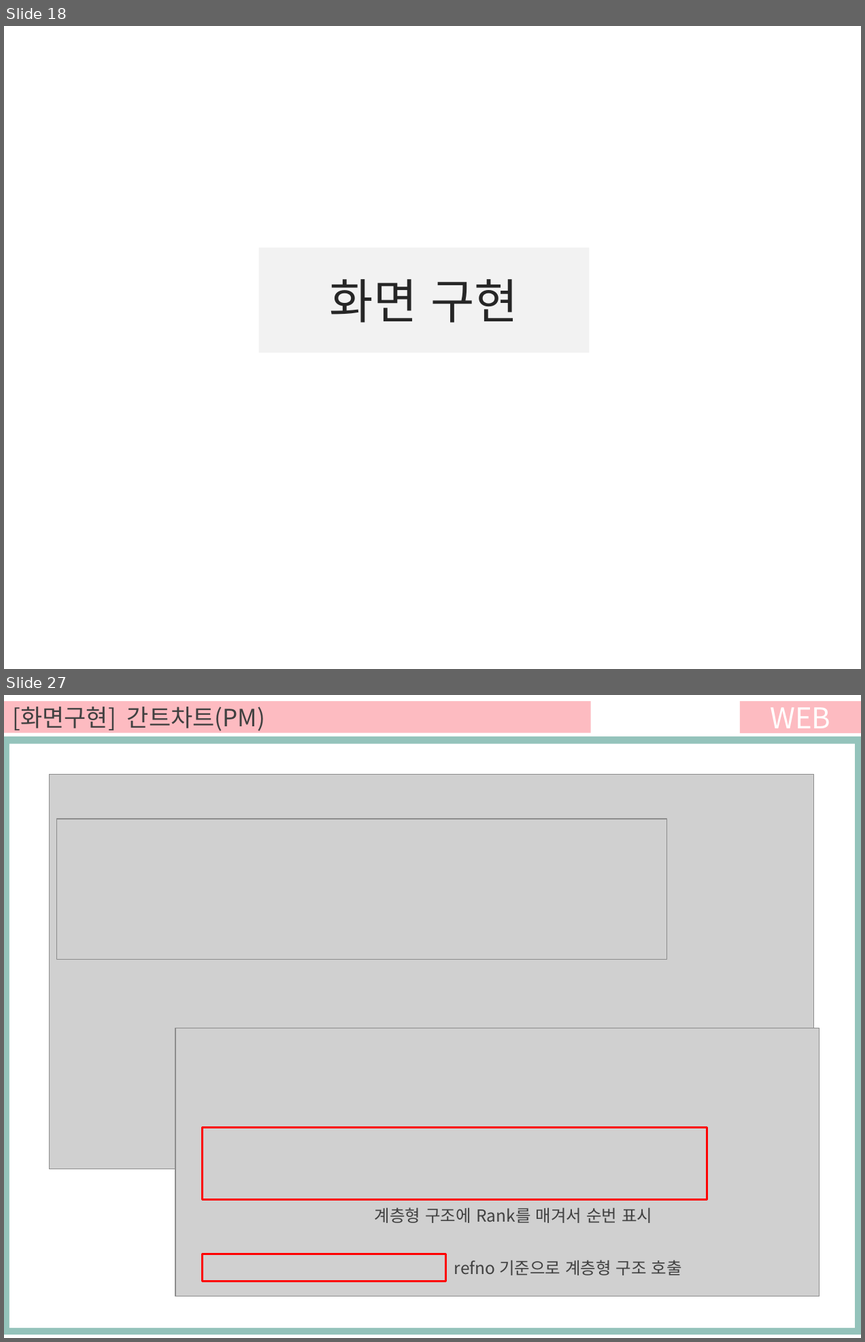
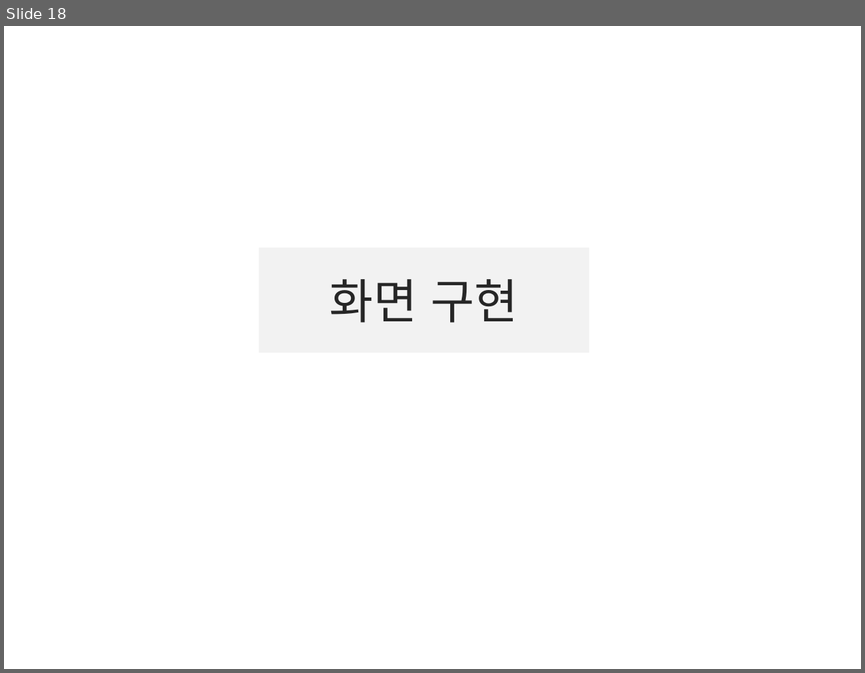
Before and after one commit to ezenteam03/project06, a slide deck: WebContent/HANA/PPT/0608 전현규.pptx. Shown one above the other, each under a label of ours: slides 18 and 27 before the commit, slide 18 after it; the slides between them are not shown. The pictures are 865x1342 and 865x673 pixels, drawn with LibreOffice and Linux fonts; fonts in the diff are those of the drawing; grey boxes stand for pictures. Boxes give left, top, right and bottom in pixels: in the first picture for what was removed or moved away, otherwise in the second. Text is boxed around its words. In the diff, an @@ line names an element or a change of style, - is before the commit and + after.

```diff
--- a/WebContent/HANA/PPT/0608 전현규.pptx
+++ b/WebContent/HANA/PPT/0608 전현규.pptx
@@ slide 27 removed at box(4, 695, 861, 1338), background #FFFFFF @@
@@ rectangle removed at box(4, 701, 591, 732) @@
-[화면구현] 간트차트(PM)
@@ rectangle removed at box(740, 701, 861, 732) @@
-WEB
@@ rectangle removed at box(4, 736, 861, 1334) @@
@@ rectangle removed at box(9, 744, 854, 1327) @@
@@ picture removed at box(50, 775, 815, 1170) @@
@@ picture removed at box(56, 818, 666, 959) @@
@@ picture removed at box(175, 1028, 819, 1297) @@
@@ rectangle removed at box(202, 1127, 706, 1200) @@
@@ text removed at box(375, 1207, 652, 1223) @@
-계층형 구조에 Rank를 매겨서 순번 표시
@@ rectangle removed at box(202, 1254, 445, 1281) @@
@@ text removed at box(454, 1259, 682, 1275) @@
-refno 기준으로 계층형 구조 호출
```
Also in this commit, not shown: 9 slides changed, 5 slides added, 6 other slides removed, 32 other files.
